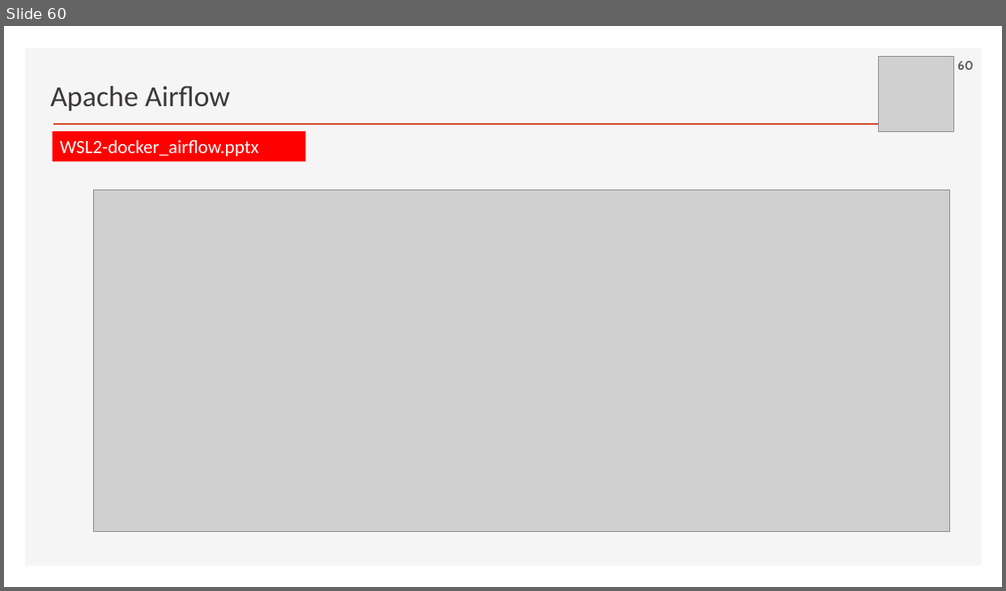
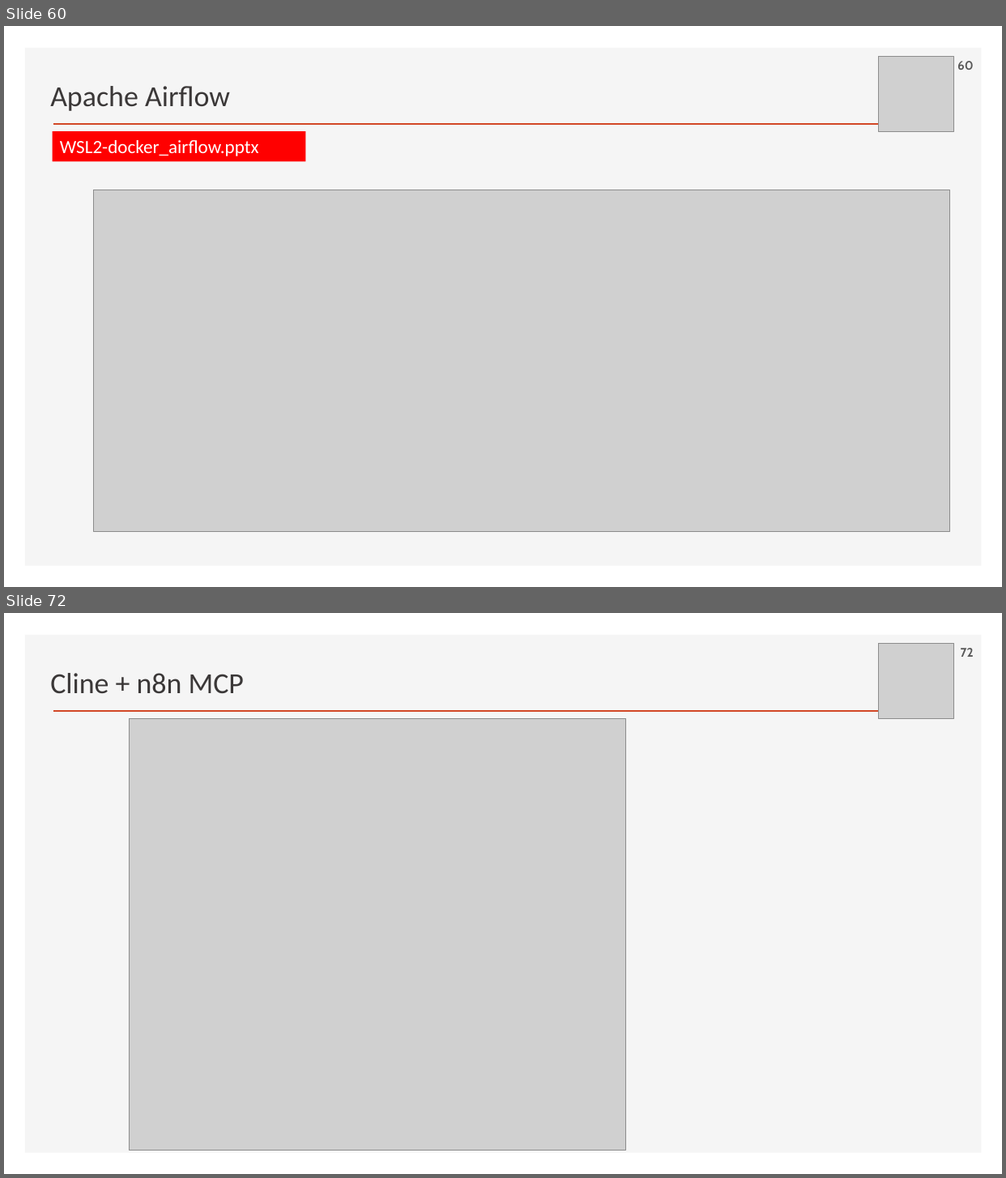
Before and after one commit to ancestor9/2026_Fall_Application-Deployment, a slide deck: App Deployment.pptx. Shown one above the other, each under a label of ours: slide 60 before the commit, slides 60 and 72 after it; the slides between them are not shown. The pictures are 1006x591 and 1006x1178 pixels, drawn with LibreOffice and Linux fonts; fonts in the diff are those of the drawing; grey boxes stand for pictures; background and template pictures are left out. Boxes give left, top, right and bottom in pixels: in the first picture for what was removed or moved away, otherwise in the second. Text is boxed around its words. In the diff, an @@ line names an element or a change of style, - is before the commit and + after.

```diff
--- a/App Deployment.pptx
+++ b/App Deployment.pptx
@@ slide 72 added at [4, 613, 1002, 1174], background #FFFFFF; not listed: 2 template elements that a slide beside it also shows @@
@@ picture added at [879, 644, 954, 718] @@
@@ page number added at [961, 648, 974, 657], 12 pt, text #595959, bold @@
+72
@@ text added at [50, 673, 244, 694], 28 pt, text #3B3838 @@
+Cline + n8n MCP
@@ picture added at [129, 718, 626, 1151] @@
```
Also in this commit, not shown: 4 slides changed, 9 other slides added.
